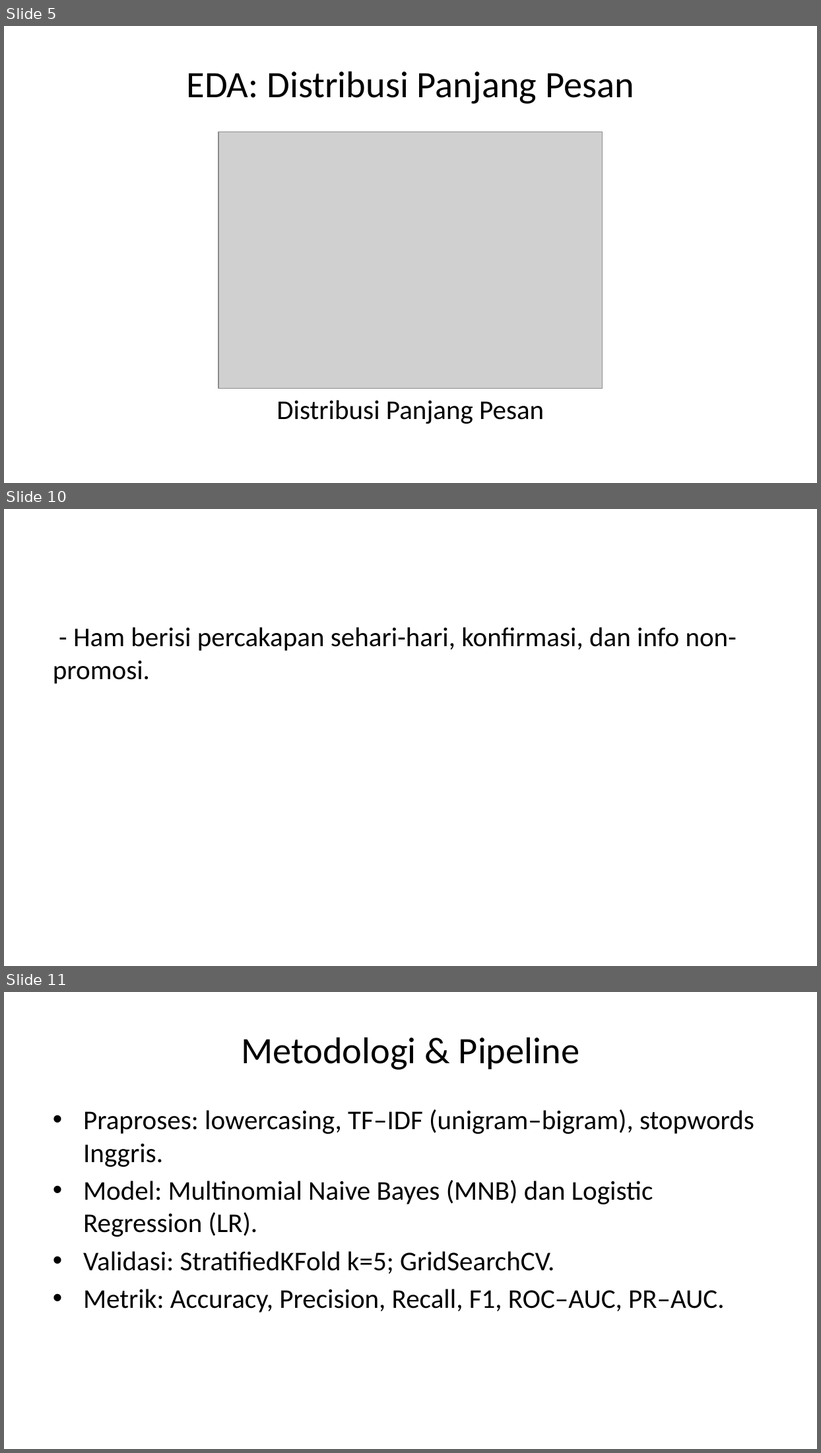
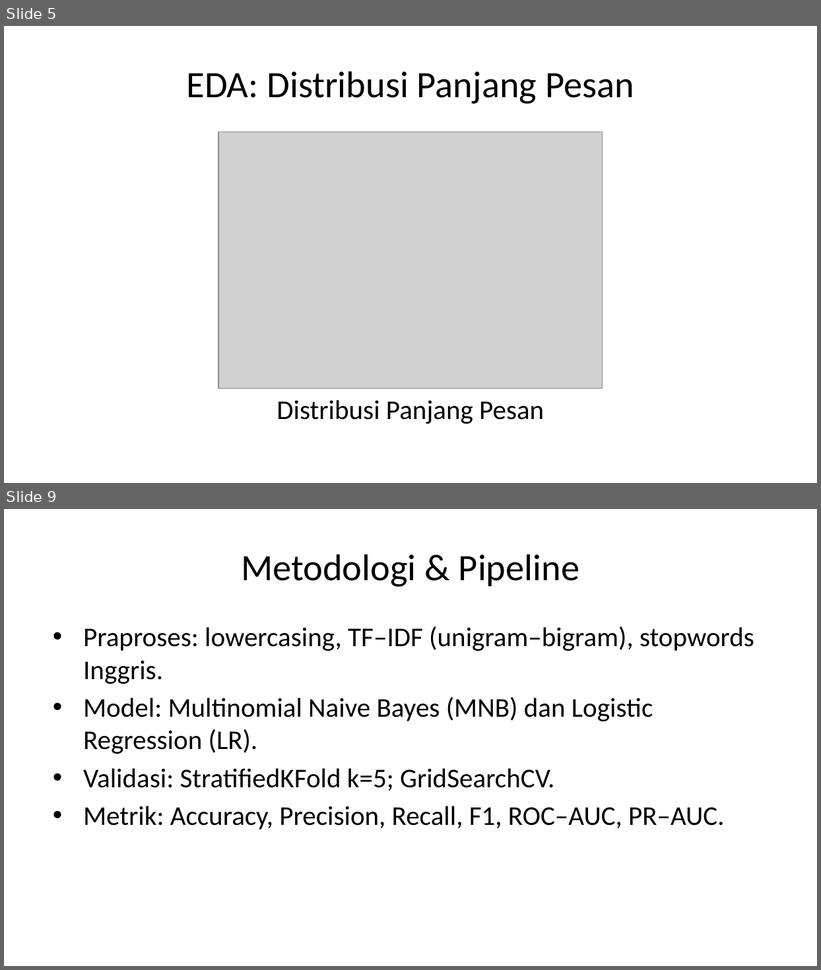
Before and after one commit to dinkznasaruddin/klasifikasi-spam-sms, a slide deck: slides/paper_presentation.pptx. Shown one above the other, each under a label of ours: slides 5, 10 and 11 before the commit, slides 5 and 9 after it; the slides between them are not shown. The pictures are 821x1453 and 821x970 pixels, drawn with LibreOffice and Linux fonts; fonts in the diff are those of the drawing; grey boxes stand for pictures. Boxes give left, top, right and bottom in pixels: in the first picture for what was removed or moved away, otherwise in the second. Text is boxed around its words. In the diff, an @@ line names an element or a change of style, - is before the commit and + after.

```diff
--- a/slides/paper_presentation.pptx
+++ b/slides/paper_presentation.pptx
@@ slide 10 removed at [4,509,817,966], background #FFFFFF @@
@@ text removed at [53,627,737,684] @@
-- Ham berisi percakapan sehari-hari, konfirmasi, dan info non-promosi.
@@ what was slide 11 is now slide 9 @@
```
Also in this commit, not shown: 6 slides changed, 3 slides added, 2 other slides removed, 18 other files.
